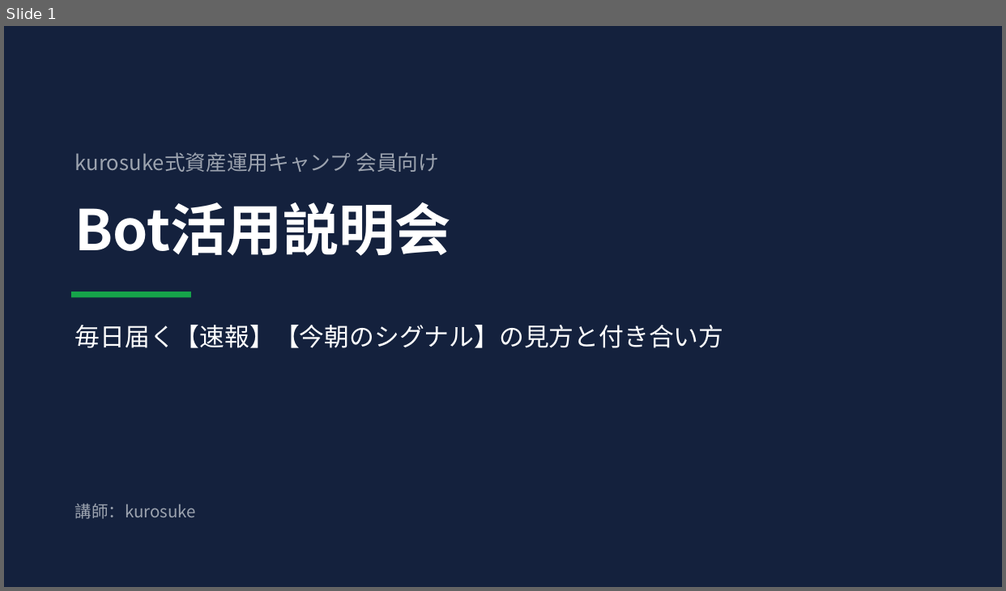
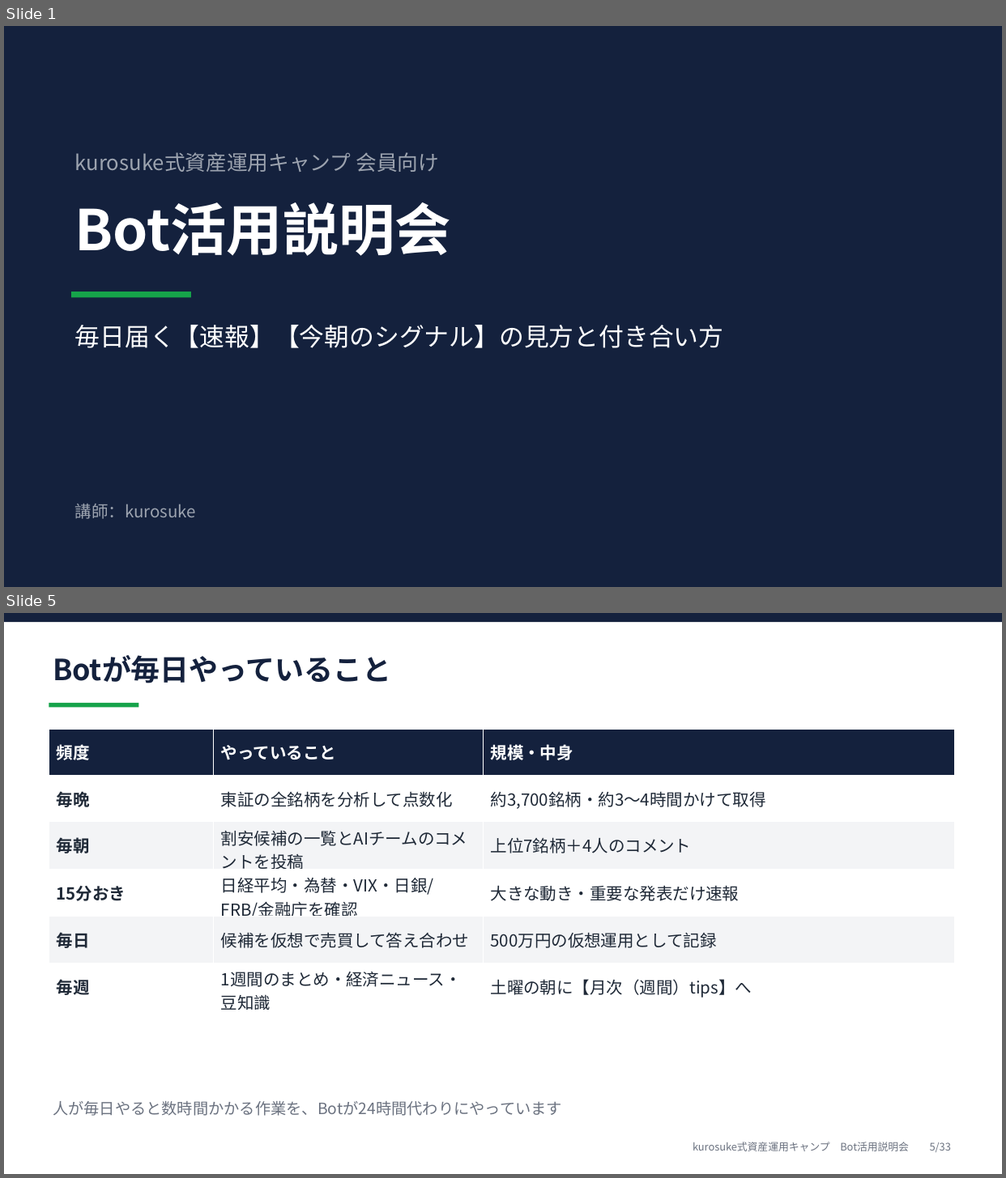
Before and after one commit to kurosuke26/Trading-Signal-Bot-Kurosuke, a slide deck: docs/camp_briefing/camp_briefing.pptx. Shown one above the other, each under a label of ours: slide 1 before the commit, slides 1 and 5 after it; the slides between them are not shown. The pictures are 1006x591 and 1006x1178 pixels, drawn with LibreOffice and Linux fonts; fonts in the diff are those of the drawing. Boxes give left, top, right and bottom in pixels: in the first picture for what was removed or moved away, otherwise in the second. Text is boxed around its words. In the diff, an @@ line names an element or a change of style, - is before the commit and + after.

```diff
--- a/docs/camp_briefing/camp_briefing.pptx
+++ b/docs/camp_briefing/camp_briefing.pptx
@@ slide 5 added at (4, 613, 1002, 1174), background #FFFFFF @@
@@ rectangle added at (4, 613, 1002, 622), fill #14213D @@
@@ text added at (53, 655, 391, 683), 28 pt, text #14213D, bold @@
+Botが毎日やっていること
@@ rectangle added at (49, 703, 138, 707), fill #16A34A @@
@@ table added at (49, 729, 955, 1013), 6 rows, 3 columns @@
+頻度 | やっていること | 規模・中身
+毎晩 | 東証の全銘柄を分析して点数化 | 約3,700銘柄・約3〜4時間かけて取得
+毎朝 | 割安候補の一覧とAIチームのコメントを投稿 | 上位7銘柄＋4人のコメント
+15分おき | 日経平均・為替・VIX・日銀/FRB/金融庁を確認 | 大きな動き・重要な発表だけ速報
+毎日 | 候補を仮想で売買して答え合わせ | 500万円の仮想運用として記録
+毎週 | 1週間のまとめ・経済ニュース・豆知識 | 土曜の朝に【月次（週間）tips】へ
@@ text added at (53, 1101, 562, 1116), 15 pt, text #6B7280 @@
+人が毎日やると数時間かかる作業を、Botが24時間代わりにやっています
@@ text added at (692, 1142, 951, 1152), 10 pt, text #6B7280 @@
+kurosuke式資産運用キャンプ Bot活用説明会 5/33
```
Also in this commit, not shown: 16 slides changed, 15 other slides added, 2 other files.
